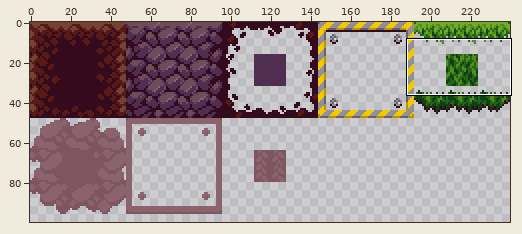
Sprite sheet -- Assets/Tilesets/tiles_source.png. Above, an overview of the earlier version with the close-up marked.
Close-up. Before the edit:
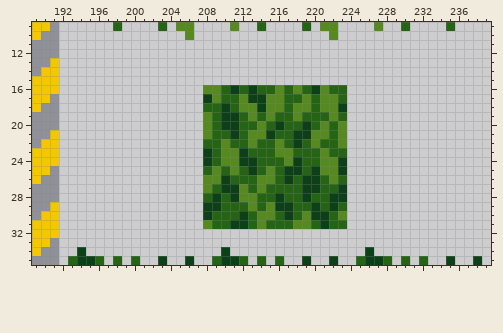
The file is 240x144 pixels. Shown: x 189..239, y 9..35. The wide view leaves out empty margins.
After:
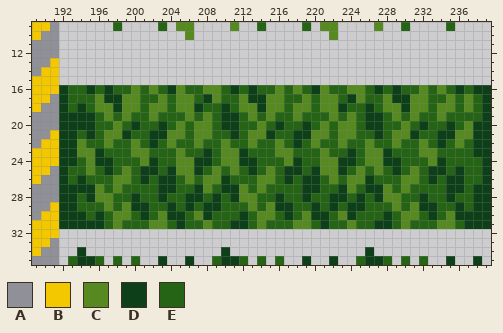
Palette (. is transparent): A #909098  B #f3c800  C #56891f  D #0d4018  E #266415
Difference:
@@ x 189..239 @@
 15 BBB................................................
-16 BBB................CCEDEDEECECEDCEE................
-17 BBA................DCEECDDCCEECECCE................
-18 BAA................EEDECCDCCECCECCD................
-19 AAA................CEDDECECEECEEECE................
-20 AAA................CEDDEECEDEEDECEC................
-21 AAB................CEEDECCDEEDDCCEC................
-22 ABB................EECEECEECEDECEEC................
-23 BBB................DECCDEEECCEEECEE................
-24 BBB................DECCDDEEECDEECCD................
-25 BBA................ECECEDECEDDEDCCD................
-26 BAA................CCDEEECCEDEDDECE................
-27 AAA................CEDDCECEEEEDDEED................
-28 AAA................EDEDCCEEDEEDEEDD................
-29 AAB................DDEEECECDDEEDEDE................
-30 ABB................DEEEDECCEDECDDEC................
-31 BBB................CEEDDECEEECCEDEE................
+16 BBBDEEDEDEECECEDCEECCEDEDEECECEDCEECCEDEDEECECEDEDD
+17 BBADEEECDDCCEECECCEDCEECDDCCEECECCEDCEECDDCCEECECED
+18 BAADEDECCDCCECCECCDEEDECCDCCECCECCDEEDECCDCCECCECED
+19 AAADDDDECECEECEEECECEDDECECEECEEECECEDDECECEECEEEED
+20 AAADDDDEECEDEEDECECCEDDEECEDEEDECECCEDDEECEDEEDECDD
+21 AABDDEDECCDEEDDCCECCEEDECCDEEDDCCECCEEDECCDEEDDCCDD
+22 ABBDDCEECEECEDECEECEECEECEECEDECEECEECEECEECEDECEDD
+23 BBBDDCCDEEECCEEECEEDECCDEEECCEEECEEDECCDEEECCEEEEDD
+24 BBBDDECDDEEECDEECCDDECCDDEEECDEECCDDECCDDEEECDEEEED
+25 BBADEECEDECEDDEDCCDECECEDECEDDEDCCDECECEDECEDDEDEED
+26 BAADEDEEECCEDEDDECECCDEEECCEDEDDECECCDEEECCEDEDDEED
+27 AAADDDDCECEEEEDDEEDCEDDCECEEEEDDEEDCEDDCECEEEEDDEDD
+28 AAADDEDCCEEDEEDEEDDEDEDCCEEDEEDEEDDEDEDCCEEDEEDEEDD
+29 AABDDEEECECDDEEDEDEDDEEECECDDEEDEDEDDEEECECDDEEDEDD
+30 ABBDDDEDECCEDECDDECDEEEDECCEDECDDECDEEEDECCEDECDDDD
+31 BBBDDDDDECEEECCEDEECEEDDECEEECCEDEECEEDDECEEECCEDDD
 32 BBB................................................
